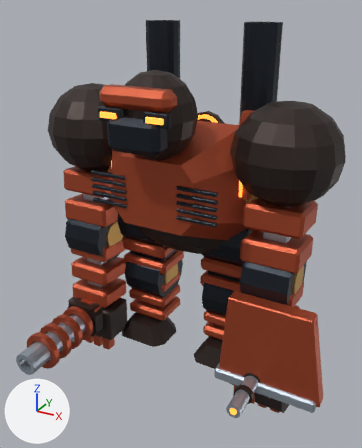
Before and after pictures for a commit that changed the Blender file out/mech_reference/t03/t03.blend.
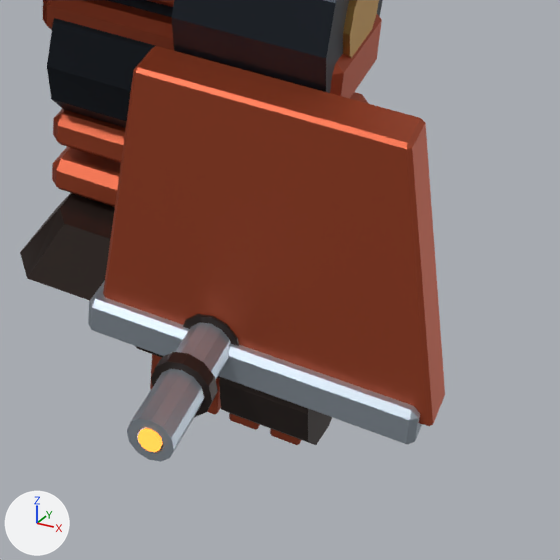
Each version appears first whole from a 50 mm lens placed at (2.96, -5.71, 4.6), pointed at (0.15, -0.6, 2.05), and next in a close-up on the part from 52% to 99% of the width and 62% to 100% of the height. Lighting does not change. The marker at lower left points along +X, +Y and +Z. The first two pictures are the older version. Both versions are drawn at frame 16 of the action 't03:heavy:gun'; the numbers are the values there.

Objects in the first close-up: 'Articulated armored foot', 'Bulldozer forearm shield', 'Left drum shotgun magazine', 'Light weapon open bore', 'Mechanical joint collar.003', 'Mechanical joint collar.005', 'Segmented limb armor.009', 'Segmented limb armor.014', 'Segmented limb armor.016', 'Segmented limb armor.017', 'Shield steel cutting edge', 'Weapon cooling collar.001' and 10 more.
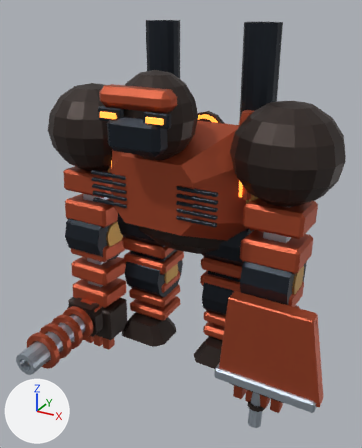
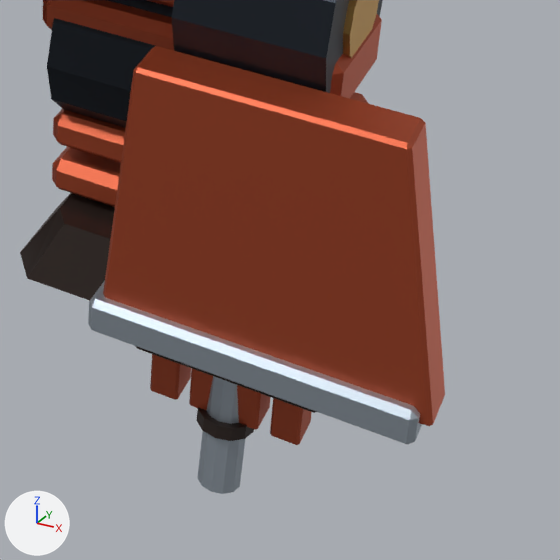
ob_gun is not drawn itself; it is the parent of ob_gun_recoil, ob_left_drum_shotgun_magazine.

Pixel boxes (x1, y1, x2, y2) of what changed, in the close-ups (560 x 560 px):
```json
{"object": "Light weapon open bore", "change": "turned", "before": [127, 322, 231, 462], "after": [197, 376, 246, 494]}
{"object": "Left drum shotgun magazine", "change": "turned", "before": [219, 377, 332, 445], "on screen": "not visible afterwards"}
{"object": "Weapon cooling collar.001", "change": "turned", "before": [151, 352, 218, 417], "after": [196, 408, 254, 441]}
{"object": "Weapon cooling collar", "change": "turned", "before": [183, 314, 239, 346], "on screen": "not visible afterwards"}
{"object": "Light muzzle emission", "change": "turned", "before": [138, 428, 163, 452], "on screen": "not visible afterwards"}
{"object": "Individual armored finger.007", "change": "unchanged, uncovered by the edit", "before": [270, 428, 301, 445], "after": [270, 398, 312, 445]}
{"object": "Individual armored finger.004", "change": "unchanged, uncovered by the edit", "before": [150, 354, 162, 389], "after": [150, 354, 191, 400]}
```

Edits to the scene script, one JSON object a line:
```json
{"op": "set", "path": "ob_gun.rotation_euler", "old": "(0.0, 0.0, 0.0)", "new": "(1.47, 0.0, 0.0)", "note": "degrees (0, 0, 0) -> degrees (84, 0, 0)"}
```
